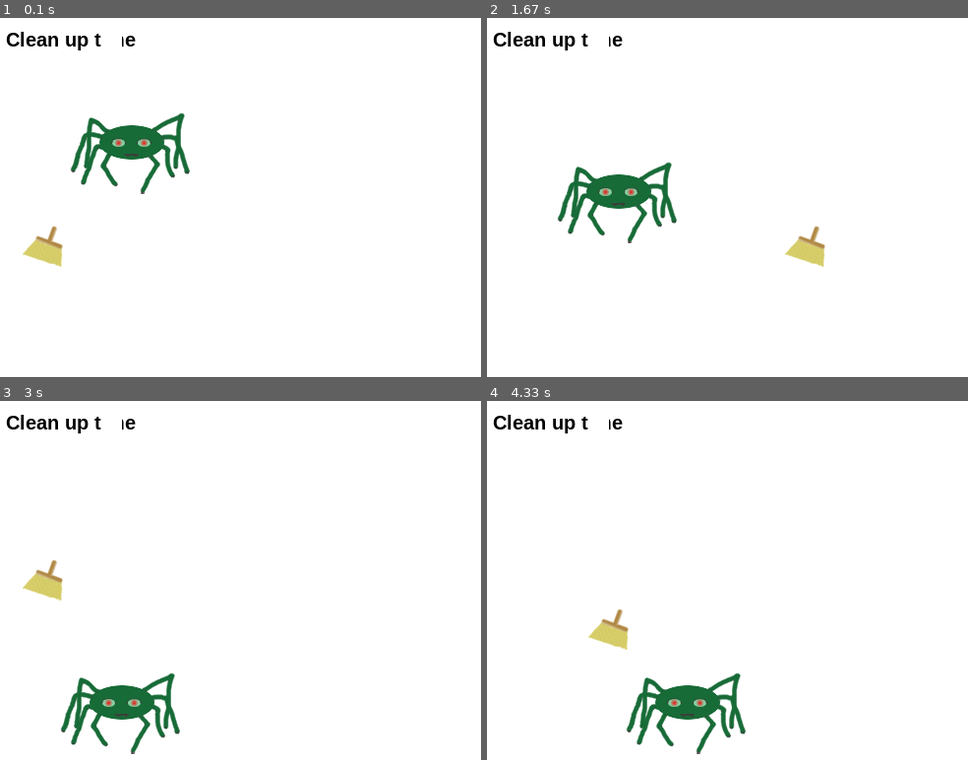
Above: before the commit, frames 1-4 (two rows, left to right).
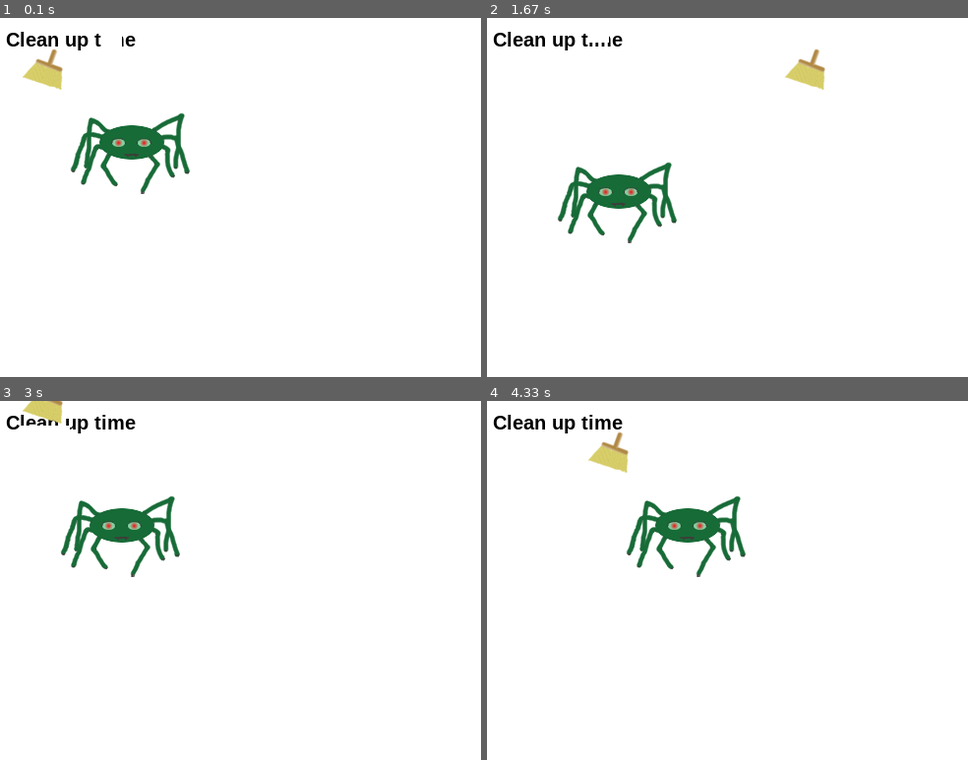
Above: after the commit, the same moments.

Repository: beatriceliang/RustyHeart
Game: pygame game, started from rustyplay.py
Same seed, same stepped clock (60 frames per second), same inputs: the game is played once before the commit and once after it. The source is Python 2; it was converted automatically to run under Python 3.
Inputs (mouse positions are in pixels of both pictures, inside the frame that each line leads up to):
- Up to frame 1 (0.1 s): no input
- Up to frame 2 (1.67 s): hold Right 0.33-0.8 s; move the mouse to (775, 276) at 0.37 s; hold Up 0.83-1.13 s; move the mouse to (outside the picture) at 0.87 s; tap Space at 0.9, 1.23, 1.53 s; hold Right 1.17-1.63 s; move the mouse to (799, 283) at 1.2 s
- Up to frame 3 (3 s): hold Left 1.67-2.2 s; move the mouse to (158, 641) at 1.7 s; tap Space at 1.73, 2.03, 2.3, 2.6, 2.73 s; hold Left 2.23-2.63 s; move the mouse to (375, 742) at 2.27 s; hold Up from 2.67 s (still down); move the mouse to (115, 745) at 2.7 s
- Up to frame 4 (4.33 s): release Up at 3.03 s; hold Right 3.07-3.7 s; move the mouse to (891, 472) at 3.1 s; tap Space at 3.13, 3.43, 3.8, 4.1, 4.3 s; hold Left 3.73-4.2 s; move the mouse to (outside the picture) at 3.77 s; hold Right from 4.23 s (still down); move the mouse to (871, 677) at 4.27 s

The runs differ from the first frame. In frame 1, 1.0% of the frame differs, in the area x 4-14%, y 8-70%; in frame 2, 1.0%; in frame 3, 5.6%; in frame 4, 5.7%, in the area x 21-54%, y 3-99%.

Commit message:
I don't know that I did

Diff:
--- a/RustyHeart.py
+++ b/RustyHeart.py
@@ -6,7 +6,7 @@
 class RustyHeart:
 	def __init__(self):
 		'''Creates an instance of Rusty, initializes pygame'''
-		self.rusty = rusty.Rusty((0,400),(0,0), "stationary" )
+
 		self.state = "start"
 		pygame.init()
 
@@ -22,6 +22,7 @@
 		#create screen
 		self.screen = pygame.display.set_mode(self.screensize)
 
+		self.rusty = rusty.Rusty((0,400),(0,0), "stationary" )
 	def drawBkg(self, refresh,imageName = None, rect = None):
 		'''Draws the background elements. If it is given a image name, then the background will be filled by the given image'''
 		if imageName != None:
--- a/rustyplay.py
+++ b/rustyplay.py
@@ -13,7 +13,7 @@
 pygame.init()
 screen = pygame.display.set_mode( (640, 480) )
 
-rus = rusty.Rusty([0,180],[0,0],"ground")
+rus = rusty.Rusty([0,0],[0,0],"ground")
 cbox = cardboardbox.Cardboardbox([10,0],"ground")
 
 # initialize the fonts
